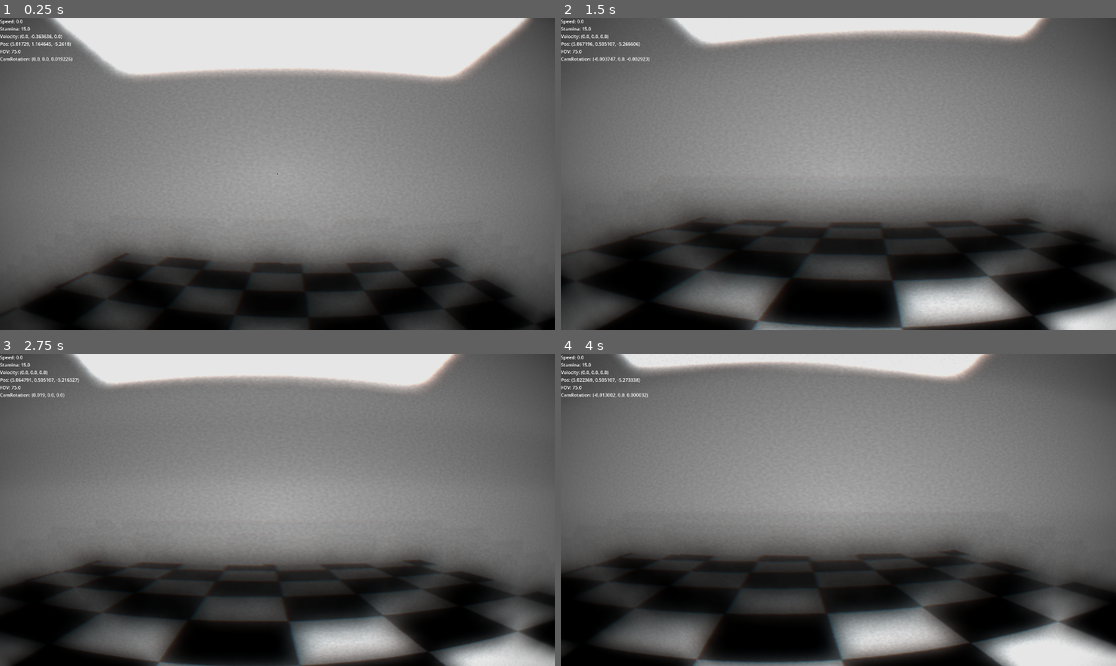
Above: before the commit, frames 1-4 (two rows, left to right).
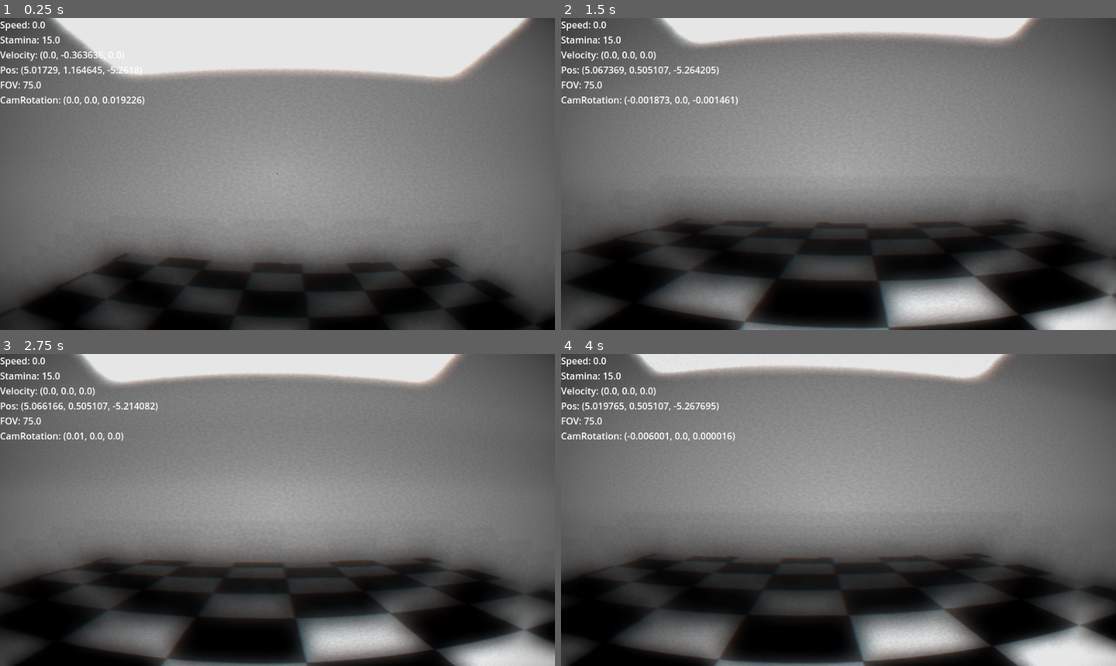
Above: after the commit, the same moments.

Repository: EclipsedMango/HorrorScene
Game: Godot game, scene res://Scenes/Main.tscn
Two runs of this game, one before a commit and one after it. Both use one fixed random seed, a clock stepped at 60 frames per second and the inputs below. The engine's default icon, where the game draws it, is replaced by a stand-in: a white triangle on a blue panel in a dark square.
Inputs (mouse positions are in pixels of both pictures, inside the frame that each line leads up to):
- Up to frame 1 (0.25 s): no input
- Up to frame 2 (1.5 s): move the mouse to (866, 174) at 0.52 s; tap A (a) at 0.6 s; click (866, 174) at 0.67 s; tap D (d) at 0.8, 1.35 s; move the mouse to (810, 174) at 1.27 s; click (810, 174) at 1.42 s
- Up to frame 3 (2.75 s): tap F (f) at 1.55, 2.1 s; move the mouse to (288, 503) at 2.02 s; click (288, 503) at 2.17 s; tap S (s) at 2.3 s
- Up to frame 4 (4 s): move the mouse to (832, 516) at 2.77 s; tap S (s) at 2.85 s; click (832, 516) at 2.92 s; tap W (w) at 3.05, 3.6 s; move the mouse to (877, 513) at 3.52 s; click (877, 513) at 3.67 s; tap A (a) at 3.8 s

The runs differ from the first frame. In frame 1, 1.3% of the frame differs, in the area x 0-27%, y 0-28%; in frame 2, 11%; in frame 3, 7.9%; in frame 4, 17%, in the area x 0-100%, y 0-100%.

Commit message:
added bag hover effect

Diff:
--- a/Bag.tscn
+++ b/Bag.tscn
@@ -1,16 +1,28 @@
-[gd_scene load_steps=5 format=3 uid="uid://bcqaucxjnurud"]
+[gd_scene load_steps=9 format=3 uid="uid://bcqaucxjnurud"]
 
 [sub_resource type="BoxShape3D" id="BoxShape3D_aqqec"]
 size = Vector3(0.596344, 0.617554, 0.196457)
 
+[sub_resource type="BoxMesh" id="BoxMesh_kksag"]
+size = Vector3(0.570312, 0.611755, 0.148926)
+
 [sub_resource type="BoxShape3D" id="BoxShape3D_kksag"]
 size = Vector3(0.765236, 0.983582, 0.351646)
+
+[sub_resource type="BoxMesh" id="BoxMesh_aqqec"]
+size = Vector3(0.75, 0.967041, 0.334961)
 
 [sub_resource type="BoxShape3D" id="BoxShape3D_cknj3"]
 size = Vector3(0.133667, 0.513672, 0.387054)
 
+[sub_resource type="BoxMesh" id="BoxMesh_cknj3"]
+size = Vector3(0.125, 0.5, 0.370117)
+
 [sub_resource type="BoxShape3D" id="BoxShape3D_xe31j"]
 size = Vector3(0.133667, 0.513672, 0.385826)
+
+[sub_resource type="BoxMesh" id="BoxMesh_xe31j"]
+size = Vector3(0.125, 0.5, 0.379395)
 
 [node name="Bag" type="Node3D"]
 
@@ -18,46 +30,62 @@
 
 [node name="CSGBox3D" type="CSGBox3D" parent="Model"]
 transform = Transform3D(1, 0, 0, 0, 1, 0, 0, 0, 1, 0, 0.108521, -0.20752)
+visible = false
 size = Vector3(0.75, 0.967041, 0.334961)
 
 [node name="CSGBox3D4" type="CSGBox3D" parent="Model"]
-transform = Transform3D(1, 0, 0, 0, 1, 0, 0, 0, 1, 0, 0.0275574, 0.0735498)
+transform = Transform3D(1, 0, 0, 0, 1, 0, 0, 0, 1, 0, 0.167339, 0.0550915)
 size = Vector3(0.75, 0.805115, 0.227539)
 
 [node name="CSGBox3D5" type="CSGBox3D" parent="Model"]
 transform = Transform3D(1, 0, 0, 0, 1, 0, 0, 0, 1, 0.00366211, -0.0691223, 0.247988)
+visible = false
 size = Vector3(0.570312, 0.611755, 0.148926)
 
 [node name="CSGBox3D2" type="CSGBox3D" parent="Model"]
 transform = Transform3D(1, 0, 0, 0, 1, 0, 0, 0, 1, 0.432237, 0, -0.0649414)
+visible = false
 size = Vector3(0.125, 0.5, 0.370117)
 
 [node name="CSGBox3D3" type="CSGBox3D" parent="Model"]
 transform = Transform3D(1, 0, 0, 0, 1, 0, 0, 0, 1, -0.434972, 0, -0.0603027)
+visible = false
 size = Vector3(0.125, 0.5, 0.379395)
 
 [node name="CompartmentSections" type="Node3D" parent="."]
 
 [node name="FontCompartment" type="Area3D" parent="CompartmentSections"]
+transform = Transform3D(1, 0, 0, 0, 1, 0, 0, 0, 1, 0, 0.0516316, 0.239837)
 
 [node name="CollisionShape3D" type="CollisionShape3D" parent="CompartmentSections/FontCompartment"]
-transform = Transform3D(1, 0, 0, 0, 1, 0, 0, 0, 1, 0.00728971, -0.0696411, 0.231903)
 shape = SubResource("BoxShape3D_aqqec")
 
+[node name="MeshInstance3D2" type="MeshInstance3D" parent="CompartmentSections/FontCompartment"]
+mesh = SubResource("BoxMesh_kksag")
+
 [node name="BackCompartment" type="Area3D" parent="CompartmentSections"]
+transform = Transform3D(1, 0, 0, 0, 1, 0, 0, 0, 1, 0, 0.25, -0.221)
 
 [node name="CollisionShape3D" type="CollisionShape3D" parent="CompartmentSections/BackCompartment"]
-transform = Transform3D(1, 0, 0, 0, 1, 0, 0, 0, 1, -0.000450313, 0.113373, -0.212375)
 shape = SubResource("BoxShape3D_kksag")
 
+[node name="MeshInstance3D" type="MeshInstance3D" parent="CompartmentSections/BackCompartment"]
+mesh = SubResource("BoxMesh_aqqec")
+
 [node name="RightCompartment" type="Area3D" parent="CompartmentSections"]
+transform = Transform3D(1, 0, 0, 0, 1, 0, 0, 0, 1, 0.407218, 0.0887502, -0.108422)
 
 [node name="CollisionShape3D" type="CollisionShape3D" parent="CompartmentSections/RightCompartment"]
-transform = Transform3D(1, 0, 0, 0, 1, 0, 0, 0, 1, 0.433167, 0, -0.0691376)
 shape = SubResource("BoxShape3D_cknj3")
 
+[node name="MeshInstance3D" type="MeshInstance3D" parent="CompartmentSections/RightCompartment"]
+mesh = SubResource("BoxMesh_cknj3")
+
 [node name="LeftCompartment" type="Area3D" parent="CompartmentSections"]
+transform = Transform3D(1, 0, 0, 0, 1, 0, 0, 0, 1, -0.43327, 0.100008, -0.0493144)
 
 [node name="CollisionShape3D" type="CollisionShape3D" parent="CompartmentSections/LeftCompartment"]
-transform = Transform3D(1, 0, 0, 0, 1, 0, 0, 0, 1, -0.437798, 0, -0.0618553)
 shape = SubResource("BoxShape3D_xe31j")
+
+[node name="MeshInstance3D" type="MeshInstance3D" parent="CompartmentSections/LeftCompartment"]
+mesh = SubResource("BoxMesh_xe31j")
--- /dev/null
+++ b/HightLight.gdshader
@@ -0,0 +1,24 @@
+shader_type spatial;
+render_mode unshaded;
+
+uniform sampler2D SCREEN_TEXTURE : hint_screen_texture;
+uniform vec4 outline_color : source_color;
+uniform float outline_width = 2.0;
+uniform bool constant_width = true;
+
+void fragment() {
+	vec4 pixelatedtext = texture(SCREEN_TEXTURE, SCREEN_UV);
+	vec2 pixel_size = 1.0 / VIEWPORT_SIZE;
+	ALBEDO = pixelatedtext.rgb;
+	for(int y = -1*int(outline_width); y <= 1*int(outline_width); y++)
+	for(int x = -1*int(outline_width); x <= 1*int(outline_width); x++)
+	{
+		vec4 tex = texture(SCREEN_TEXTURE, SCREEN_UV + vec2(float(x),float(y)) * pixel_size );
+		if(tex.a == 0.0 && SCREEN_UV.x + float(x) * pixel_size.x < 1.0 && SCREEN_UV.x + float(x) * pixel_size.x > 0.0 && SCREEN_UV.y + float(y) * pixel_size.y < 1.0 && SCREEN_UV.y + float(y) * pixel_size.y > 0.0)
+		{
+			ALBEDO = outline_color.rgb;
+			ALPHA = 1.0;
+		}
+	}
+
+}
--- a/Scenes/Player.tscn
+++ b/Scenes/Player.tscn
@@ -9,6 +9,7 @@
 [ext_resource type="Texture2D" uid="uid://chw2sl3s8qj2h" path="res://Images/icon.svg" id="7_52ee3"]
 [ext_resource type="Texture2D" uid="uid://kbevcyv5t7g7" path="res://Images/CheckeredPattern.png" id="8_bhhdu"]
 [ext_resource type="PackedScene" uid="uid://bcqaucxjnurud" path="res://Bag.tscn" id="9_megsn"]
+[ext_resource type="Script" uid="uid://frsbljmuu5p5" path="res://Scripts/BagViewport.gd" id="10_yoq75"]
 
 [sub_resource type="CapsuleShape3D" id="CapsuleShape3D_wwrpy"]
 
@@ -103,11 +104,6 @@
 spot_angle = 41.918
 spot_angle_attenuation = 4.2871
 
-[node name="Bag" parent="Head" instance=ExtResource("9_megsn")]
-unique_name_in_owner = true
-transform = Transform3D(0.499999, 0, 0, 0, 0.5, 0, 0, 0, 0.499999, 0, -0.0604898, -1.21388)
-visible = false
-
 [node name="UI" type="Control" parent="."]
 layout_mode = 3
 anchors_preset = 15
@@ -193,3 +189,39 @@
 unique_name_in_owner = true
 offset_right = 40.0
 offset_bottom = 23.0
+
+[node name="BagViewport" type="SubViewportContainer" parent="UI"]
+layout_mode = 1
+anchors_preset = 15
+anchor_right = 1.0
+anchor_bottom = 1.0
+grow_horizontal = 2
+grow_vertical = 2
+
+[node name="SubViewport" type="SubViewport" parent="UI/BagViewport"]
+unique_name_in_owner = true
+transparent_bg = true
+handle_input_locally = false
+render_target_update_mode = 4
+script = ExtResource("10_yoq75")
+
+[node name="Camera3D" type="Camera3D" parent="UI/BagViewport/SubViewport"]
+unique_name_in_owner = true
+transform = Transform3D(1, 0, 0, 0, 1, 0, 0, 0, 1, 0, -23.8734, 0)
+
+[node name="Bag" parent="UI/BagViewport/SubViewport/Camera3D" instance=ExtResource("9_megsn")]
+unique_name_in_owner = true
+transform = Transform3D(0.499999, 0, 0, 0, 0.5, 0, 0, 0, 0.499999, 0, -0.0630875, -1.21388)
+
+[node name="BagTorch" type="SpotLight3D" parent="UI/BagViewport/SubViewport/Camera3D"]
+unique_name_in_owner = true
+light_color = Color(1, 1, 0.839216, 1)
+light_volumetric_fog_energy = 0.0
+shadow_enabled = true
+shadow_blur = 5.545
+distance_fade_begin = 2.0
+distance_fade_shadow = 1204.84
+distance_fade_length = 745.73
+spot_range = 7.0
+spot_angle = 41.918
+spot_angle_attenuation = 4.2871
--- /dev/null
+++ b/Scripts/BagViewport.gd
@@ -0,0 +1,8 @@
+extends SubViewport
+
+var screen_size: Vector2
+
+
+func _ready() -> void:
+	screen_size = get_window().size
+	size = screen_size
--- a/Scripts/PlayerMovement.gd
+++ b/Scripts/PlayerMovement.gd
@@ -22,7 +22,9 @@
 @export var bag_rotation_speed: float = 5.0
 
 @onready var head: Camera3D = %Head
+@onready var bag_cam: Camera3D = %Camera3D
 @onready var player_torch: SpotLight3D = %PlayerTorch
+@onready var bag_torch: SpotLight3D = %BagTorch
 @onready var debug_info: Label = %DebugInfo
 @onready var inventory: CanvasLayer = %Inventory
 @onready var bag: Node3D = %Bag
@@ -39,6 +41,11 @@
 
 var noise: Noise = FastNoiseLite.new()
 
+var hover_mesh: MeshInstance3D = null
+var hover_material: StandardMaterial3D = preload("res://Shaders/HightLight2.tres")
+var original_mat: StandardMaterial3D = preload("res://Shaders/DefaultMat.tres")
+
+var previous_hover_mesh: MeshInstance3D = null  # Keep track of last hovered mesh
 
 func _ready() -> void:
 	Input.mouse_mode = Input.MOUSE_MODE_CAPTURED
@@ -47,6 +54,7 @@
 	current_fov = head.fov
 
 	player_torch.visible = false
+	bag_torch.visible = false
 	stamina_check = false
 	inventory.visible = false
 	bag.visible = false
@@ -76,10 +84,62 @@
 			Input.mouse_mode = Input.MOUSE_MODE_VISIBLE
 			bag.visible = true
 			inventory.visible = true
+
 		else:
 			Input.mouse_mode = Input.MOUSE_MODE_CAPTURED
 			bag.visible = false
 			inventory.visible = false
+
+	if inventory_open:
+		var mouse_pos: Vector2 = get_viewport().get_mouse_position()
+		var space_state: PhysicsDirectSpaceState3D = get_world_3d().direct_space_state
+
+		var ray_origin: Vector3 = bag_cam.project_ray_origin(mouse_pos)
+		var ray_end: Vector3 = ray_origin + bag_cam.project_ray_normal(mouse_pos) * 100.0
+
+		var query: PhysicsRayQueryParameters3D = PhysicsRayQueryParameters3D.create(ray_origin, ray_end)
+		query.collide_with_areas = true
+
+		var result: Dictionary = space_state.intersect_ray(query)
+
+		if result:
+			var collider: Area3D = result.collider
+			if collider.get_child_count() < 2:
+				return  # Safety check
+
+			var mesh: MeshInstance3D = collider.get_child(1)
+
+			# If we're hovering a new mesh, reset the previous one
+			if mesh != previous_hover_mesh:
+				if previous_hover_mesh:
+					# Reset the old mesh's material
+					previous_hover_mesh.set_surface_override_material(0, original_mat)
+
+				# Store the new mesh and its original material
+				previous_hover_mesh = mesh
+				original_mat = mesh.get_surface_override_material(0)
+
+				# Apply hover material
+				mesh.set_surface_override_material(0, hover_material.duplicate())
+
+			print("Global rotation of collider: ", result.collider.global_transform.basis.get_euler())
+
+			# Debug match
+			match collider.name:
+				"FrontCompartment":
+					print("Hit Front")
+				"BackCompartment":
+					print("Hit Back")
+				"LeftCompartment":
+					print("Hit Left")
+				"RightCompartment":
+					print("Hit Right")
+		else:
+			# Nothing hit, reset previous mesh if needed
+			if previous_hover_mesh:
+				previous_hover_mesh.set_surface_override_material(0, original_mat)
+				previous_hover_mesh = null
+				original_mat = null
 
 	# Adds small delay between mouse movement and camera reacting
 	var current_rotation: Vector3 = Vector3(head.rotation.x, rotation.y, head.rotation.z)
@@ -140,6 +200,7 @@
 
 	if Input.is_action_just_pressed("f"):
 		player_torch.visible = !player_torch.visible
+		bag_torch.visible = !bag_torch.visible
 
 	# FOV zoom to mimic zooming on a camera
 	if Input.is_action_just_pressed("mouse_up") && current_fov > zoom_max:
@@ -161,21 +222,25 @@
 
 
 func handle_inventory_bag_rotation(delta: float) -> void:
-	if inventory_open:
-		var vp: Viewport = get_viewport()
-		var vp_size: Vector2 = Vector2(vp.size)
-		var mouse_pos: Vector2 = vp.get_mouse_position()
-
-		var nx: float = (mouse_pos.x / vp_size.x) * 2.0 - 1.0
-		var ny: float = (mouse_pos.y / vp_size.y) * 2.0 - 1.0
-
-		var sensitivity: float = 2.0
-
-		var target_y_deg: float = clamp(-nx * sensitivity * bag_max_rotation_degrees, -bag_max_rotation_degrees, bag_max_rotation_degrees)
-		var target_x_deg: float = clamp(-ny * sensitivity * bag_max_rotation_degrees, -bag_max_rotation_degrees, bag_max_rotation_degrees)
-
-		bag.rotation_degrees.y = lerp(bag.rotation_degrees.y, target_y_deg, delta * bag_rotation_speed)
-		bag.rotation_degrees.x = lerp(bag.rotation_degrees.x, target_x_deg, delta * bag_rotation_speed)
-	else:
+	if !inventory_open:
 		bag.rotation_degrees.y = lerp(bag.rotation_degrees.y, 0.0, delta * bag_rotation_speed)
 		bag.rotation_degrees.x = lerp(bag.rotation_degrees.x, 0.0, delta * bag_rotation_speed)
+		return
+
+	var vp: Viewport = get_viewport()
+	var vp_size: Vector2 = Vector2(vp.size)
+	var mouse_pos: Vector2 = vp.get_mouse_position()
+
+	var nx: float = (mouse_pos.x / vp_size.x) * 2.0 - 1.0
+	var ny: float = (mouse_pos.y / vp_size.y) * 2.0 - 1.0
+
+	var sensitivity: float = 2.0
+
+	var target_y_deg: float = clamp(-nx * (sensitivity * 1.5) * bag_max_rotation_degrees,
+			-bag_max_rotation_degrees, bag_max_rotation_degrees)
+
+	var target_x_deg: float = clamp(-ny * sensitivity * bag_max_rotation_degrees,
+			-bag_max_rotation_degrees, bag_max_rotation_degrees)
+
+	bag.rotation_degrees.y = lerp(bag.rotation_degrees.y, target_y_deg, delta * bag_rotation_speed)
+	bag.rotation_degrees.x = lerp(bag.rotation_degrees.x, target_x_deg, delta * bag_rotation_speed)
--- /dev/null
+++ b/Shaders/DefaultMat.tres
@@ -0,0 +1,13 @@
+[gd_resource type="StandardMaterial3D" load_steps=3 format=3 uid="uid://b7pb8ukspsokc"]
+
+[ext_resource type="Shader" uid="uid://bdam1gj7xpr86" path="res://HightLight.gdshader" id="1_1h22b"]
+
+[sub_resource type="ShaderMaterial" id="ShaderMaterial_pb7p3"]
+render_priority = 0
+shader = ExtResource("1_1h22b")
+shader_parameter/outline_color = Color(0.971108, 0.572185, 0.299894, 1)
+shader_parameter/outline_width = 4.57
+shader_parameter/constant_width = true
+
+[resource]
+next_pass = SubResource("ShaderMaterial_pb7p3")
--- /dev/null
+++ b/Shaders/Hightlight2.tres
@@ -0,0 +1,14 @@
+[gd_resource type="StandardMaterial3D" load_steps=3 format=3 uid="uid://cfwckxsinv336"]
+
+[ext_resource type="Shader" uid="uid://bdam1gj7xpr86" path="res://HightLight.gdshader" id="1_1iw8b"]
+
+[sub_resource type="ShaderMaterial" id="ShaderMaterial_pb7p3"]
+render_priority = 1
+shader = ExtResource("1_1iw8b")
+shader_parameter/outline_color = Color(0.807843, 0.439216, 0, 1)
+shader_parameter/outline_width = 4.0
+shader_parameter/constant_width = true
+
+[resource]
+render_priority = 1
+next_pass = SubResource("ShaderMaterial_pb7p3")
--- a/project.godot
+++ b/project.godot
@@ -17,8 +17,8 @@
 
 [display]
 
-window/size/viewport_width=1920
-window/size/viewport_height=1080
+window/size/viewport_width=960
+window/size/viewport_height=540
 
 [input]
 
Not shown, added: HightLight.gdshader.uid
Not shown: 1 places in Scenes/Player.tscn that only renumber resources
Not shown, added: Scripts/BagViewport.gd.uid
